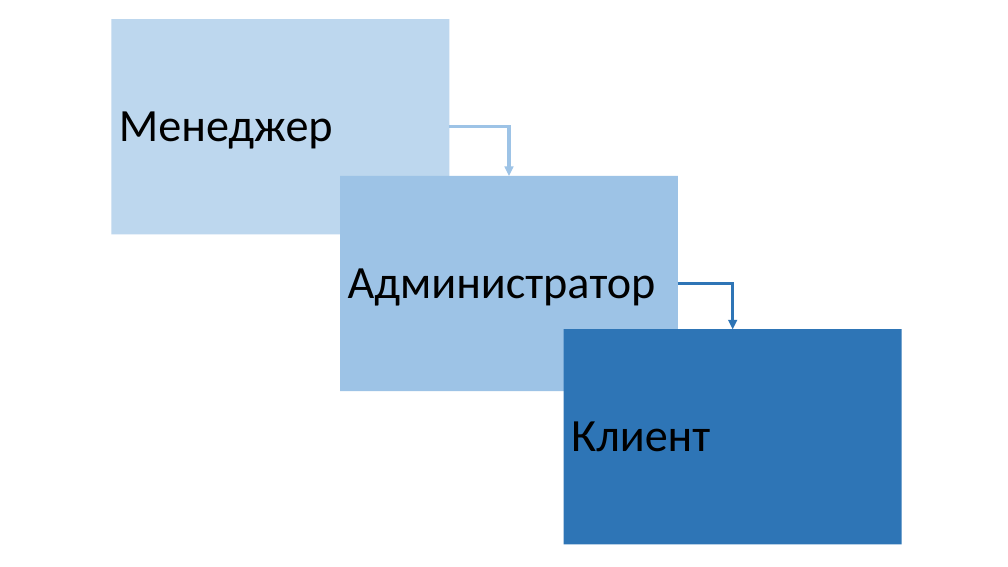
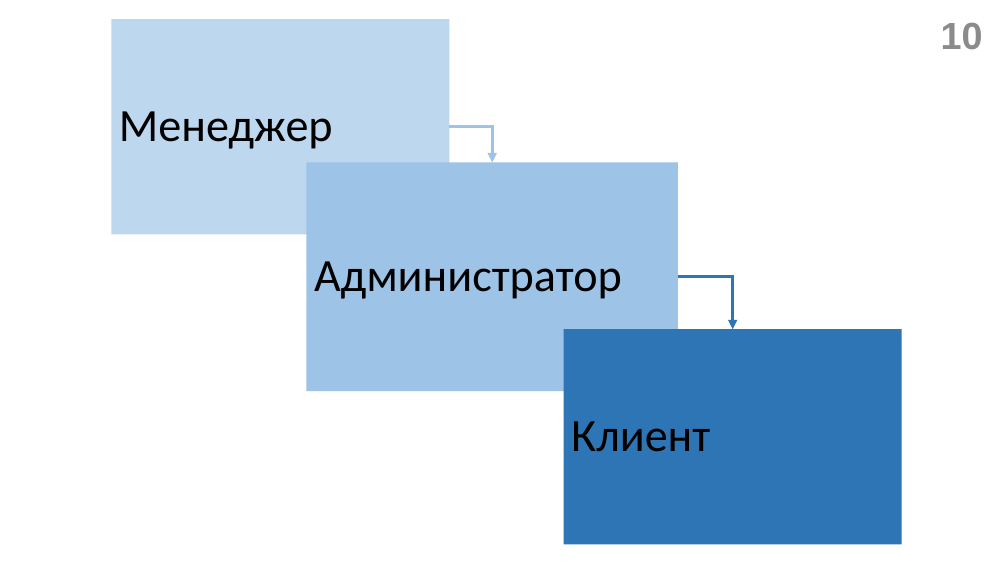
Before and after one commit to gromov-nikita/diplomHUB, a slide deck: slide 10 of diplom v2.0/doc/Презентация.pptx. Drawn at 1008x567 pixels with LibreOffice and Linux fonts; fonts in the diff are those of the drawing. Boxes give left, top, right and bottom in pixels: in the first picture for what was removed or moved away, otherwise in the second. Text is boxed around its words. In the diff, an @@ line names an element or a change of style, - is before the commit and + after.

```diff
--- a/diplom v2.0/doc/Презентация.pptx
+++ b/diplom v2.0/doc/Презентация.pptx
@@ page number added at (x1=941, y1=22, x2=983, y2=49), 36 pt, text #8C8C8C, bold @@
+10
@@ elbow arrow moved from (449, 127) - (509, 176) to (449, 127) - (492, 163) @@
@@ rectangle "Администратор" resized from (x1=340, y1=176, x2=678, y2=392) to (x1=306, y1=163, x2=678, y2=391) @@
@@ elbow arrow moved from (678, 284) - (733, 330) to (678, 277) - (733, 330) @@
```
Also in this commit, not shown: 19 other slides changed, 1 other file.
